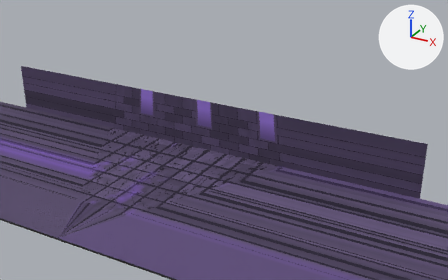
The glTF model godot/assets/models/battle/bg_tower.glb as it was, and as the next commit left it.
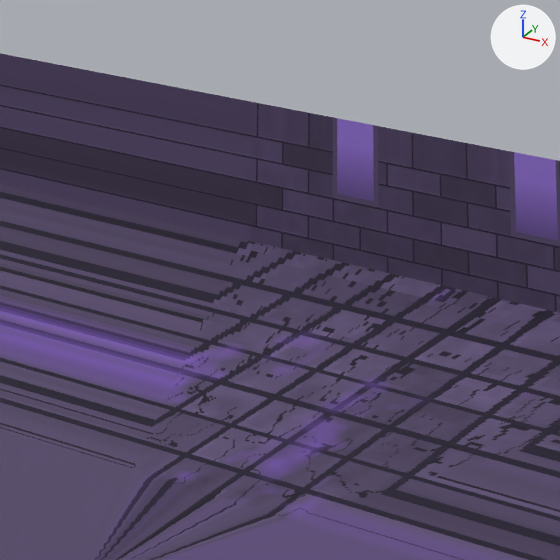
The first picture shows the older version from a 50 mm lens placed at (20.0, -19.5, 16.9), pointed at (3.1, 11.1, 1.6). The close-ups show the older and then the newer version on the part from 8% to 47% of the width and 18% to 82% of the height of that picture. Only the edits that show in the close-ups are written down. Arrows for +X, +Y and +Z are at upper right; the lights stay in place.

Script lines for the objects in view, before the commit:
```python
me_ground = bpy.data.meshes.new('ground')
me_ground.from_pydata(...)  # 2009 vertices, 3840 faces; spans x -40.0..40.0, y -0.5..12.4, z 0.0
me_ground.materials.append(mat_ground)  # picture img_ground_tex
me_tower_wall = bpy.data.meshes.new('tower_wall')
me_tower_wall.from_pydata(...)  # 425 vertices, 768 faces; spans x -14.9..14.9, y 12.4, z -1.0..3.3
me_tower_wall.materials.append(mat_unlit_tower_wall)  # picture img_unlit_tower_wall_tex
ob_ground = bpy.data.objects.new('ground', me_ground)
ob_ground.location = (0.0, 0.0, 0.0)
ob_tower_wall = bpy.data.objects.new('tower_wall', me_tower_wall)
ob_tower_wall.location = (0.0, 0.0, 0.0)
```
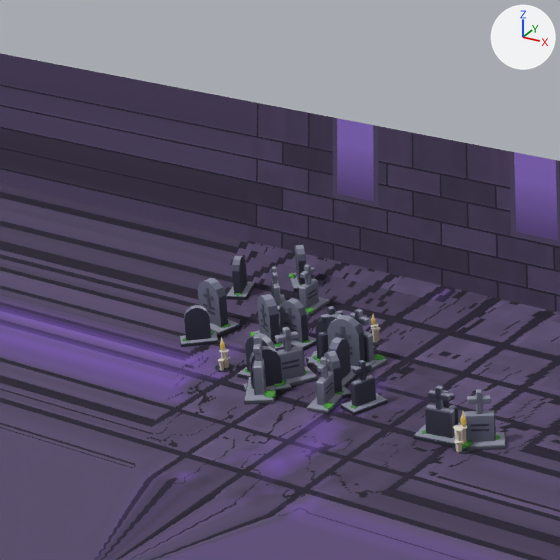
Pixel boxes (x1, y1, x2, y2) of what changed, in the close-ups (560 x 560 px):
'tower_decor', added: after (179, 245, 506, 454)
'tower_decor_glow', added: after (220, 315, 467, 426)

The change, as a diff of the scene's bpy script:
```diff
--- a/godot/assets/models/battle/bg_tower.glb.py
+++ b/godot/assets/models/battle/bg_tower.glb.py
@@ mat_unlit_glow_notint @@
+mat_unlit_glow_notint = bpy.data.materials.new('unlit_glow_notint')
+# nodes: BsdfPrincipled, Mix, OutputMaterial, VertexColor
+# colours: white #e7e7e7, mixed with the vertex colours
@@ mat_unlit_decor @@
+mat_unlit_decor = bpy.data.materials.new('unlit_decor')
+# nodes: BsdfPrincipled, Mix, OutputMaterial, VertexColor
+# colours: white #e7e7e7, mixed with the vertex colours
@@ me_tower_decor_glow @@
+me_tower_decor_glow.from_pydata(...)  # 54 vertices, 84 faces; spans x -2.96..2.98, y 6.46..9.43, z 0.36..0.78
+me_tower_decor_glow.materials.append(mat_unlit_glow_notint)
@@ me_tower_decor @@
+me_tower_decor.from_pydata(...)  # 3378 vertices, 5780 faces; spans x -5.26..6.73, y 5.97..11.89, z 0.0..1.18
+me_tower_decor.materials.append(mat_unlit_decor)
@@ ob_tower_decor_glow @@
+ob_tower_decor_glow = bpy.data.objects.new('tower_decor_glow', me_tower_decor_glow)
+ob_tower_decor_glow.location = (0.0, 0.0, 0.0)
@@ ob_tower_decor @@
+ob_tower_decor = bpy.data.objects.new('tower_decor', me_tower_decor)
+ob_tower_decor.location = (0.0, 0.0, 0.0)
```
